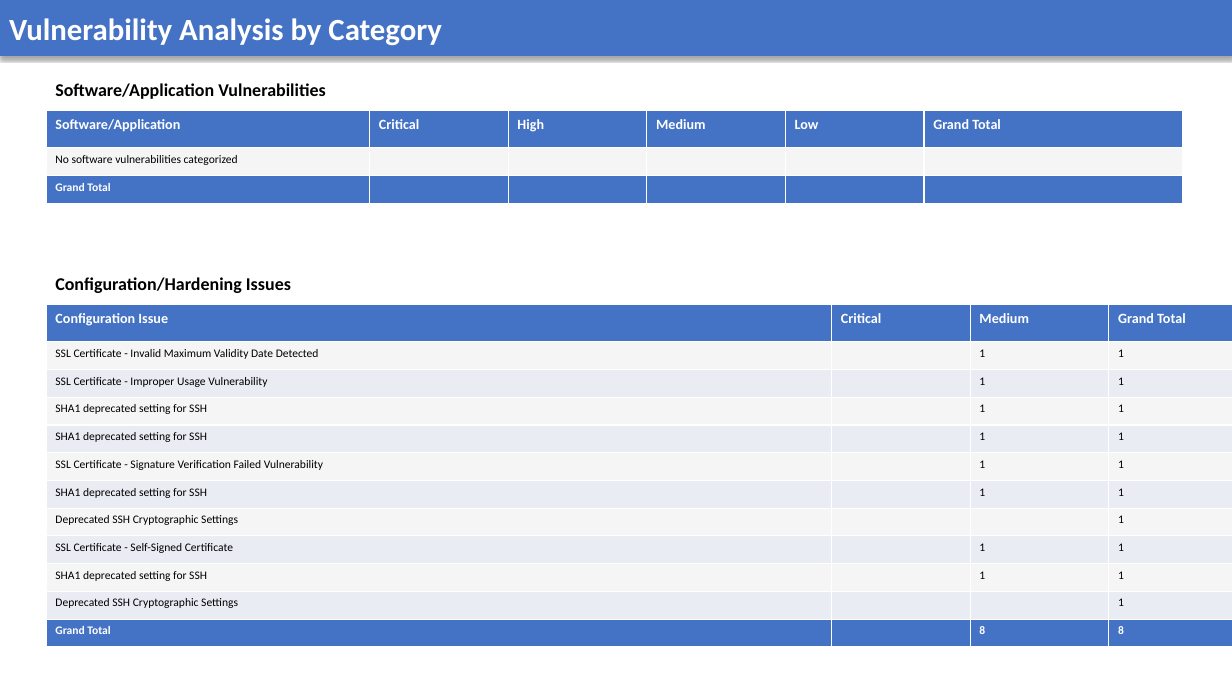
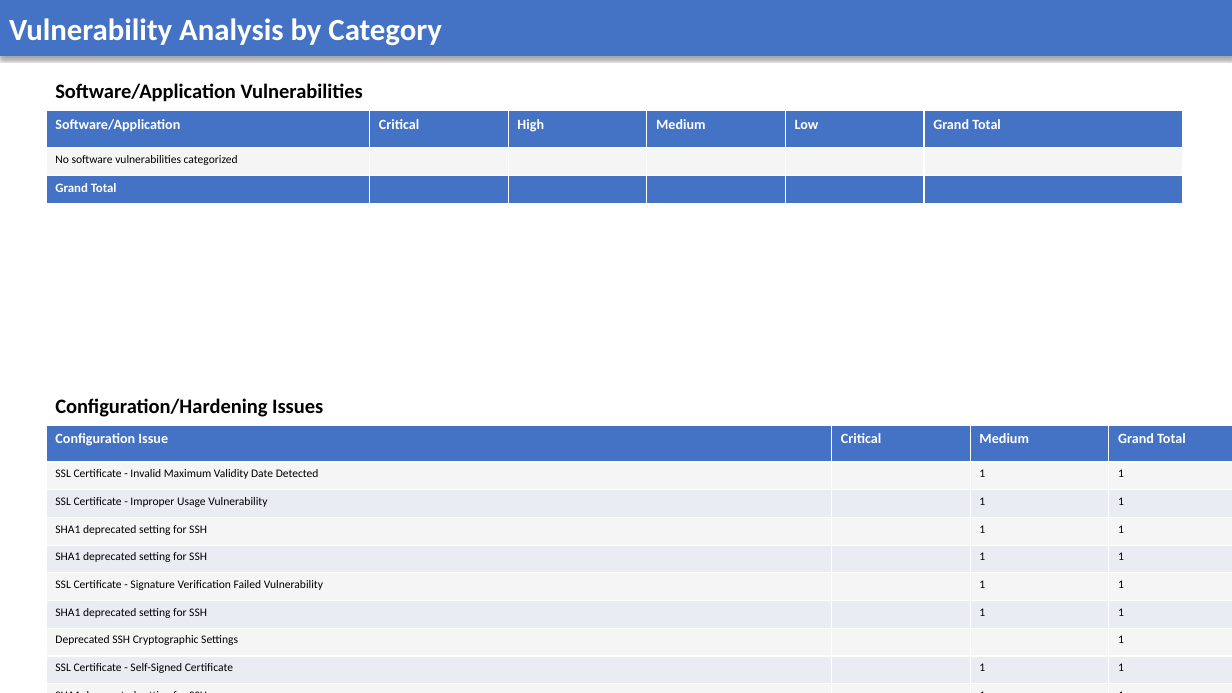
Before and after one commit to AnekantEmployee/vms_automation, a slide deck: slide 4 of vms_ppt/Test Report 1.pptx. Drawn at 1232x693 pixels with LibreOffice and Linux fonts; fonts in the diff are those of the drawing. Boxes give left, top, right and bottom in pixels: in the first picture for what was removed or moved away, otherwise in the second. Text is boxed around its words. In the diff, an @@ line names an element or a change of style, - is before the commit and + after.

```diff
--- a/vms_ppt/Test Report 1.pptx
+++ b/vms_ppt/Test Report 1.pptx
@@ text "Software/Application Vulnerabilities" at [55, 83, 363, 102]: size 14 to 16 pt @@
@@ table at [46, 111, 1183, 203] @@
@@ size 9 to 10 pt in "Grand Total" @@
@@ text "Configuration/Hardening Issues" at [55, 398, 323, 417]: size 14 to 16 pt @@
@@ text "Configuration/Hardening Issues": place and size @@
-text "Configuration/Hardening Issues" at [55, 277, 291, 293]
+text "Configuration/Hardening Issues" at [55, 398, 323, 417]
@@ table at [46, 425, 1232, 693] @@
@@ size 9 to 10 pt in "Grand Total", "8", "8" @@
@@ table: place and size @@
-table at [46, 305, 1232, 647]
+table at [46, 425, 1232, 693]
```
Also in this commit, not shown: 6 other slides changed, 11 other files.
